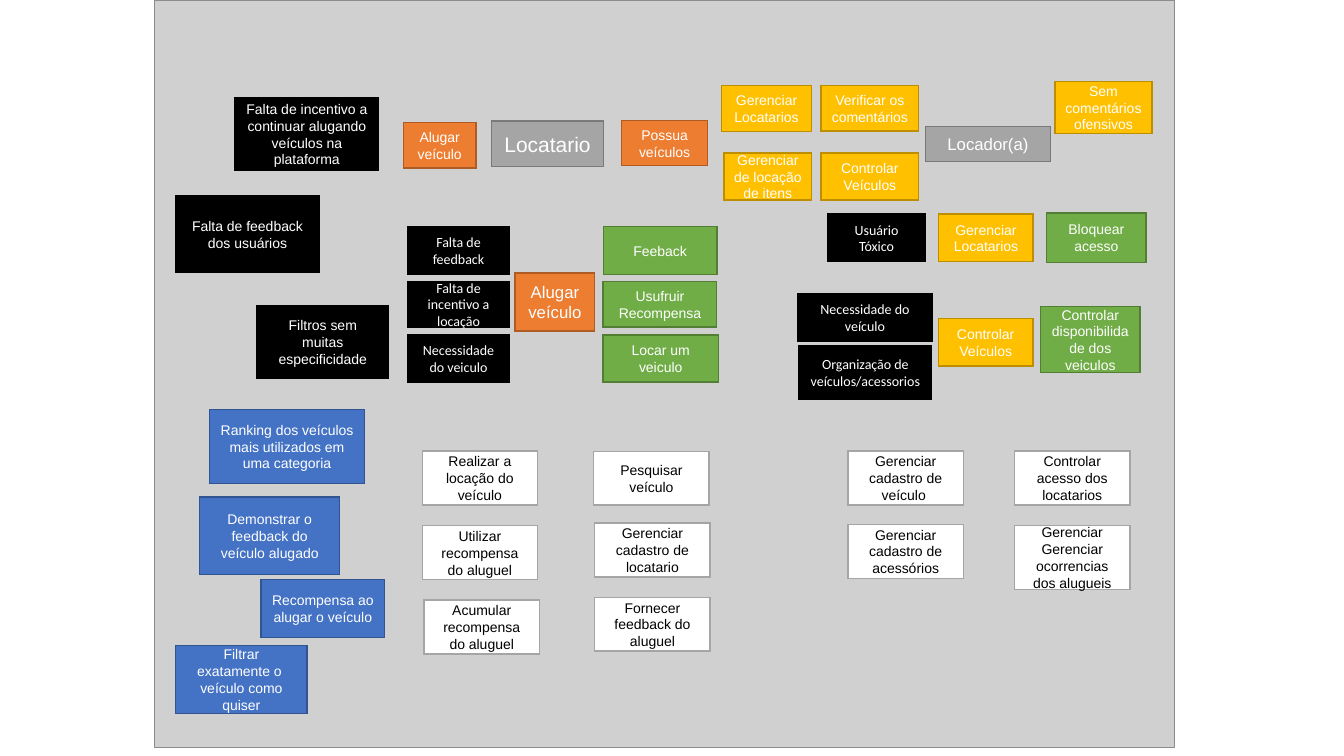
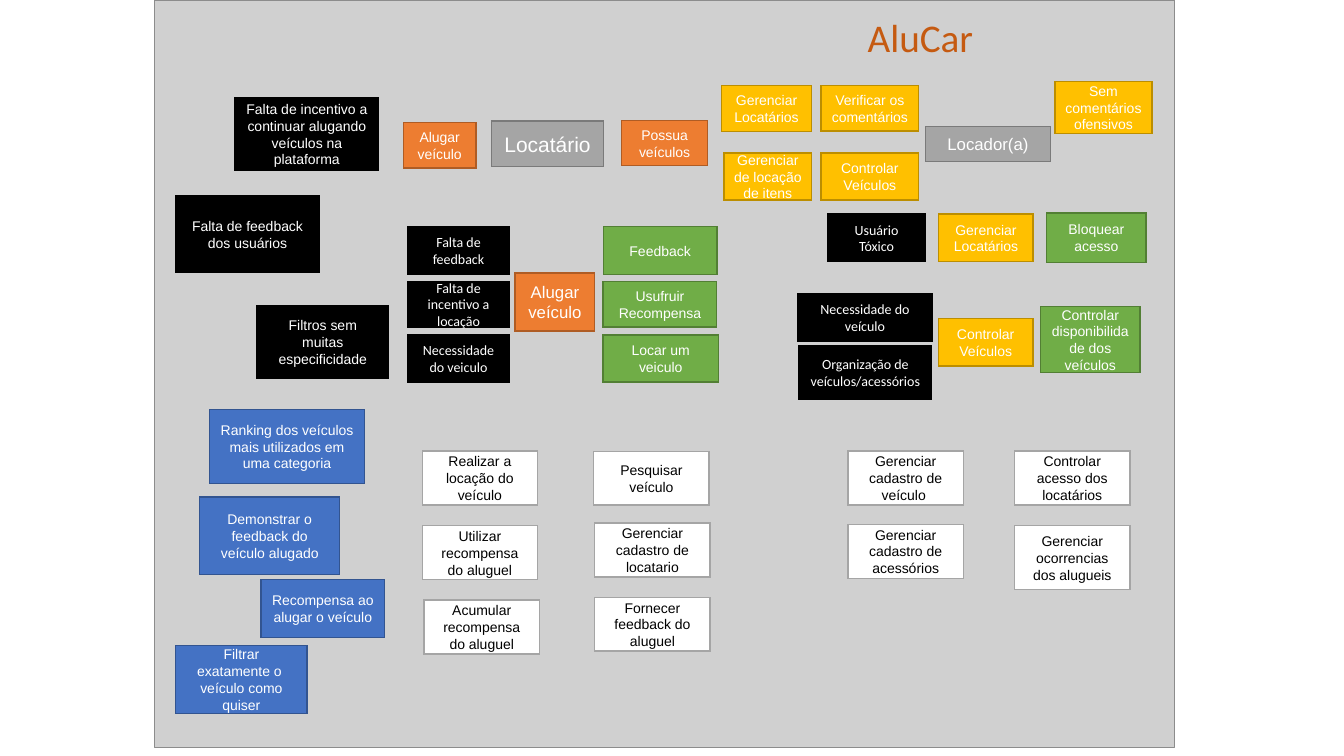
Before and after one commit to MathBastos/AluCar, a slide deck: slide 1 of Documentação/Canva.pptx. Drawn at 1344x756 pixels with LibreOffice and Linux fonts; fonts in the diff are those of the drawing; grey boxes stand for pictures. Boxes give left, top, right and bottom in pixels: in the first picture for what was removed or moved away, otherwise in the second. Text is boxed around its words. In the diff, an @@ line names an element or a change of style, - is before the commit and + after.

```diff
--- a/Documentação/Canva.pptx
+++ b/Documentação/Canva.pptx
@@ text added at (x1=868, y1=24, x2=973, y2=53), 28 pt, text #C55A11 @@
+AluCar
@@ text in rectangle at (x1=734, y1=95, x2=798, y2=122): text changed @@
-Gerenciar Locatarios
+Gerenciar Locatários
@@ text in rectangle at (x1=504, y1=136, x2=590, y2=152): text changed @@
-Locatario
+Locatário
@@ text in rectangle at (x1=954, y1=225, x2=1018, y2=251): text changed @@
-Gerenciar Locatarios
+Gerenciar Locatários
@@ text in rectangle at (x1=629, y1=246, x2=690, y2=256): text changed @@
-Feeback
+Feedback
@@ text in rectangle at (x1=1062, y1=310, x2=1119, y2=374): text changed @@
-Controlar disponibilidade dos veiculos
+Controlar disponibilidade dos veículos
@@ text in rectangle at (x1=811, y1=359, x2=920, y2=387): text changed @@
-Organização de veículos/acessorios
+Organização de veículos/acessórios
@@ text in rectangle at (x1=1037, y1=456, x2=1108, y2=500): text changed @@
-Controlar acesso dos locatarios
+Controlar acesso dos locatários
@@ text in rectangle at (x1=1042, y1=527, x2=1103, y2=537): paragraph removed @@
-Gerenciar
```
Also in this commit, not shown: 2 other files.
